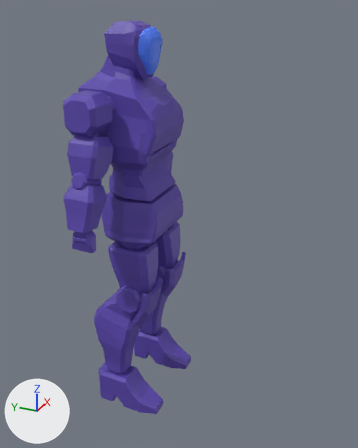
Two versions of the glTF model resources/model/Player/Player_Boned_IK.gltf, one commit apart.
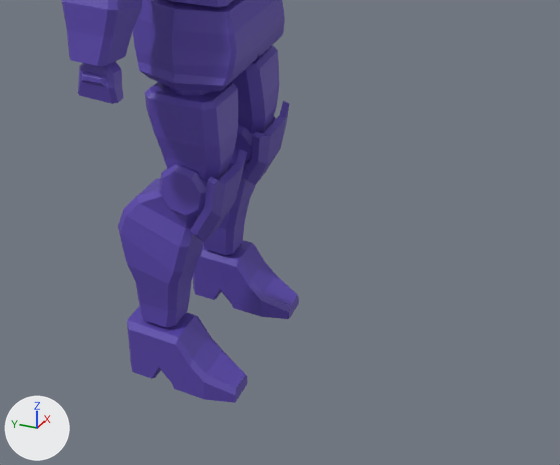
Old and new are each drawn whole from a 50 mm camera at (-3.81, -2.12, 3.86) aimed at (0.07, -0.37, 1.92) and again close up on the part from 8% to 93% of the width and 44% to 100% of the height. The axes (+X, +Y, +Z) are drawn at lower left. The lights are the same throughout. Where no turn or scale is listed for an object, it has been applied to the vertices.

The older version as bpy lines, for what is in view:
```python
me_立方体_001 = bpy.data.meshes.new('立方体.001')
me_立方体_001.from_pydata(...)  # 2417 vertices, 4632 faces; spans x -0.83..0.83, y -0.35..0.43, z 0.01..3.69
me_立方体_001.materials.append(mat_bodymaterial)
ob_p_body = bpy.data.objects.new('P_Body', me_立方体_001)
ob_p_body.location = (0.0, 0.0, 0.0)
```
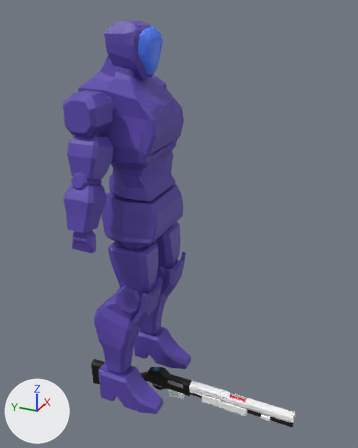
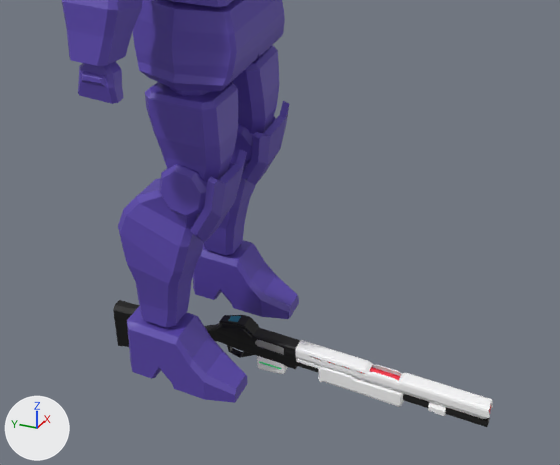
The newer file is also rescaled (x0.5), turned or shifted as a whole; pictures and numbers use the older file's frame.

Boxes [x1, y1, x2, y2] around the edits, measured in the close-ups (560 x 465 px):
'G_BarrelCover', added
    after: [295, 340, 493, 419]
'G_Reciver', added (black)
    after: [113, 300, 300, 369]
'G_Forend', added
    after: [296, 359, 404, 407]
'G_MagazineTube', added (black)
    after: [296, 362, 490, 427]
'G_AutoLoader', added
    after: [257, 356, 288, 374]
'G_Barrel', added
    after: [314, 357, 491, 414]

The change, as a list of edits to the scene's bpy script:
```text
Add img_recivertex:
    img_recivertex = load_image('ReciverTex', 'ReciverTex.png', 1024, 1024, 'sRGB')
Add img_magazinetubetex:
    img_magazinetubetex = load_image('MagazineTubeTex', 'MagazineTubeTex.png', 512, 512, 'sRGB')
Add img_forendtex:
    img_forendtex = load_image('ForendTex', 'ForendTex.png', 512, 512, 'sRGB')
Add img_barrelcovertex:
    img_barrelcovertex = load_image('BarrelCoverTex', 'BarrelCoverTex.png', 512, 512, 'sRGB')
Add img_barreltex:
    img_barreltex = load_image('BarrelTex', 'BarrelTex.png', 512, 512, 'sRGB')
Add img_autoloadertex:
    img_autoloadertex = load_image('AutoLoaderTex', 'AutoLoaderTex.png', 512, 512, 'sRGB')
Add mat_recivermaterial:
    mat_recivermaterial = principled_material('ReciverMaterial')
    mat_recivermaterial.texture = img_recivertex
Add mat_magazinetubematerial:
    mat_magazinetubematerial = principled_material('MagazineTubeMaterial')
    mat_magazinetubematerial.texture = img_magazinetubetex
Add mat_forendmaterial:
    mat_forendmaterial = principled_material('ForEndMaterial')
    mat_forendmaterial.texture = img_forendtex
Add mat_barrelcovermaterial:
    mat_barrelcovermaterial = principled_material('BarrelCoverMaterial')
    mat_barrelcovermaterial.texture = img_barrelcovertex
Add mat_barrelmaterial:
    mat_barrelmaterial = principled_material('BarrelMaterial')
    mat_barrelmaterial.texture = img_barreltex
Add mat_autoloadermaterial:
    mat_autoloadermaterial = principled_material('AutoLoaderMaterial')
    mat_autoloadermaterial.texture = img_autoloadertex
Add me_立方体:
    me_立方体.from_pydata(...)  # 807 vertices, 1636 faces; spans x -0.048..0.048, y -0.54..0.7, z -0.327..0.174
    me_立方体.materials.append(mat_recivermaterial)  # picture img_recivertex
Add me_円柱:
    me_円柱.from_pydata(...)  # 32 vertices, 60 faces; spans x -0.028..0.028, y -1.649..-0.534, z -0.033..0.023
    me_円柱.materials.append(mat_magazinetubematerial)  # picture img_magazinetubetex
Add me_立方体_004:
    me_立方体_004.from_pydata(...)  # 124 vertices, 240 faces; spans x -0.049..0.049, y -1.18..-0.383, z -0.061..0.052
    me_立方体_004.materials.append(mat_forendmaterial)  # picture img_forendtex
Add me_立方体_002:
    me_立方体_002.from_pydata(...)  # 446 vertices, 919 faces; spans x -0.045..0.045, y -1.655..-0.542, z -0.042..0.125
    me_立方体_002.materials.append(mat_barrelcovermaterial)  # picture img_barrelcovertex
Add me_円柱_001:
    me_円柱_001.from_pydata(...)  # 40 vertices, 76 faces; spans x -0.032..0.032, y -1.648..-0.529, z 0.043..0.107
    me_円柱_001.materials.append(mat_barrelmaterial)  # picture img_barreltex
Add me_立方体_005:
    me_立方体_005.from_pydata(...)  # 98 vertices, 188 faces; spans x -0.037..0.037, y -0.467..-0.289, z -0.129..-0.032
    me_立方体_005.materials.append(mat_autoloadermaterial)  # picture img_autoloadertex
Add ob_g_reciver:
    ob_g_reciver = bpy.data.objects.new('G_Reciver', me_立方体)
    ob_g_reciver.location = (0.0, 0.0, 0.0)
Add ob_g_magazinetube:
    ob_g_magazinetube = bpy.data.objects.new('G_MagazineTube', me_円柱)
    ob_g_magazinetube.location = (0.0, 0.0, 0.0)
Add ob_g_forend:
    ob_g_forend = bpy.data.objects.new('G_Forend', me_立方体_004)
    ob_g_forend.location = (0.0, 0.0, 0.0)
Add ob_g_barrelcover:
    ob_g_barrelcover = bpy.data.objects.new('G_BarrelCover', me_立方体_002)
    ob_g_barrelcover.location = (0.0, 0.0, 0.0)
Add ob_g_barrel:
    ob_g_barrel = bpy.data.objects.new('G_Barrel', me_円柱_001)
    ob_g_barrel.location = (0.0, 0.0, 0.0)
Add ob_g_autoloader:
    ob_g_autoloader = bpy.data.objects.new('G_AutoLoader', me_立方体_005)
    ob_g_autoloader.location = (0.0, 0.0, 0.0)
```
